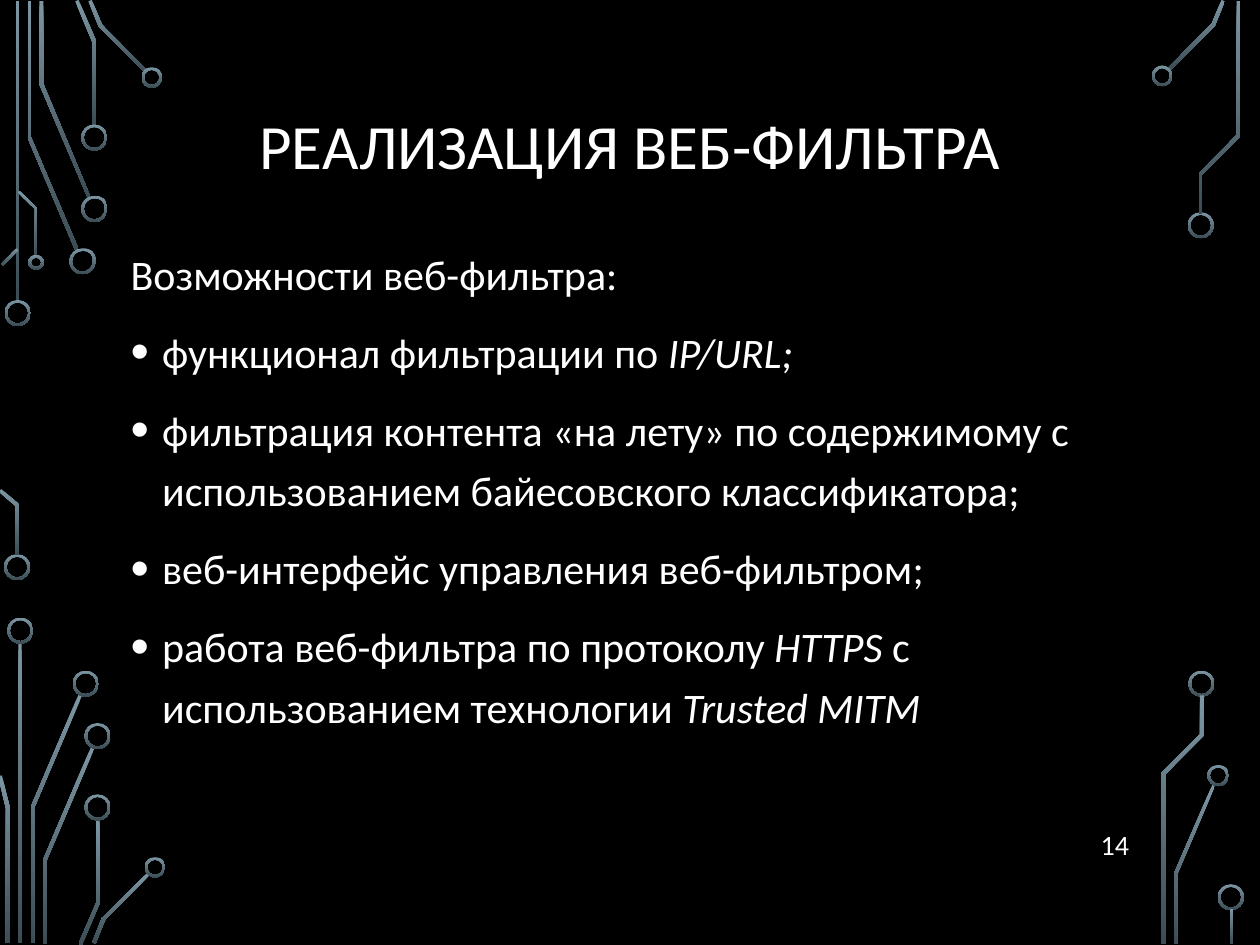
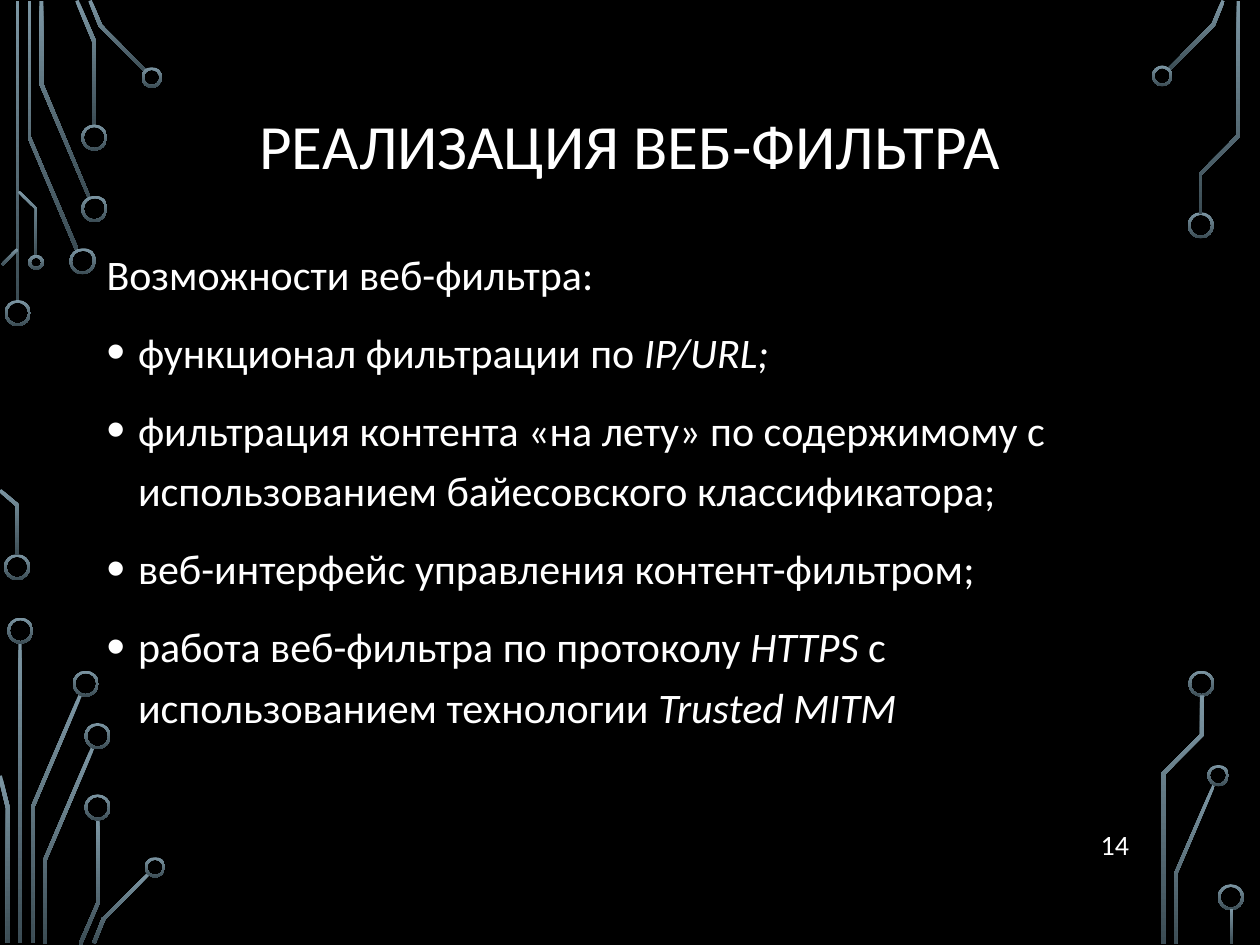
Before and after one commit to BizinMitya/WebFilter, a slide deck: slide 14 of diploma/Проектирование и разработка веб-фильтра для обеспечения контроля доступа к сетевым ресурсам.pptx. Drawn at 1260x945 pixels with LibreOffice and Linux fonts; fonts in the diff are those of the drawing; background and template pictures are left out. Boxes give left, top, right and bottom in pixels: in the first picture for what was removed or moved away, otherwise in the second. Text is boxed around its words. In the diff, an @@ line names an element or a change of style, - is before the commit and + after.

```diff
--- a/diploma/Проектирование и разработка веб-фильтра для обеспечения контроля доступа к сетевым ресурсам.pptx
+++ b/diploma/Проектирование и разработка веб-фильтра для обеспечения контроля доступа к сетевым ресурсам.pptx
@@ text "Возможности веб-фильтра:" moved from (x1=131, y1=261, x2=1069, y2=724) to (x1=107, y1=261, x2=1045, y2=724) @@
@@ text at (x1=138, y1=555, x2=975, y2=591): text changed @@
-• веб-интерфейс управления веб-фильтром;
+• веб-интерфейс управления контент-фильтром;
```
Also in this commit, not shown: 7 other slides changed.
